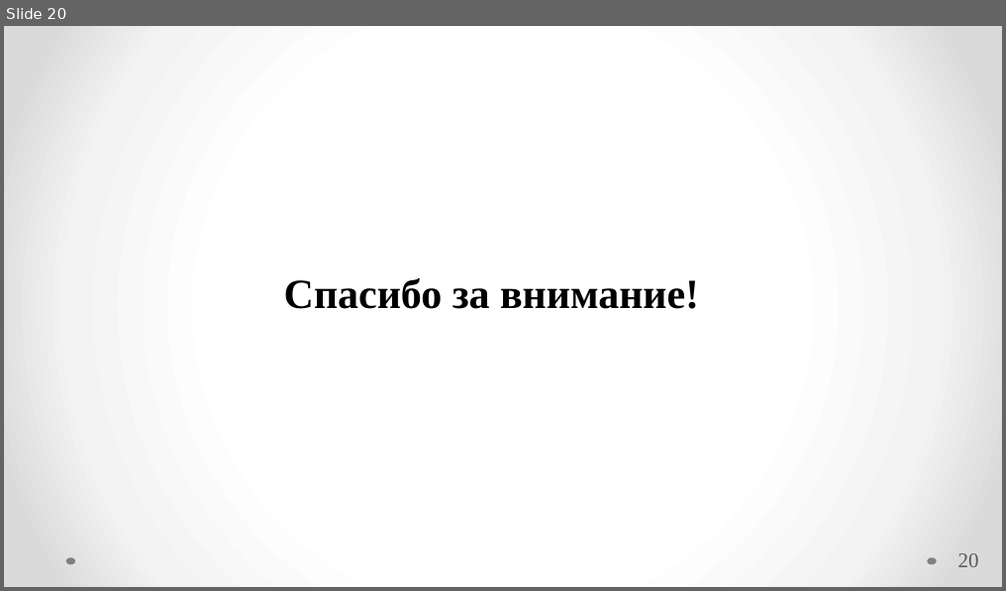
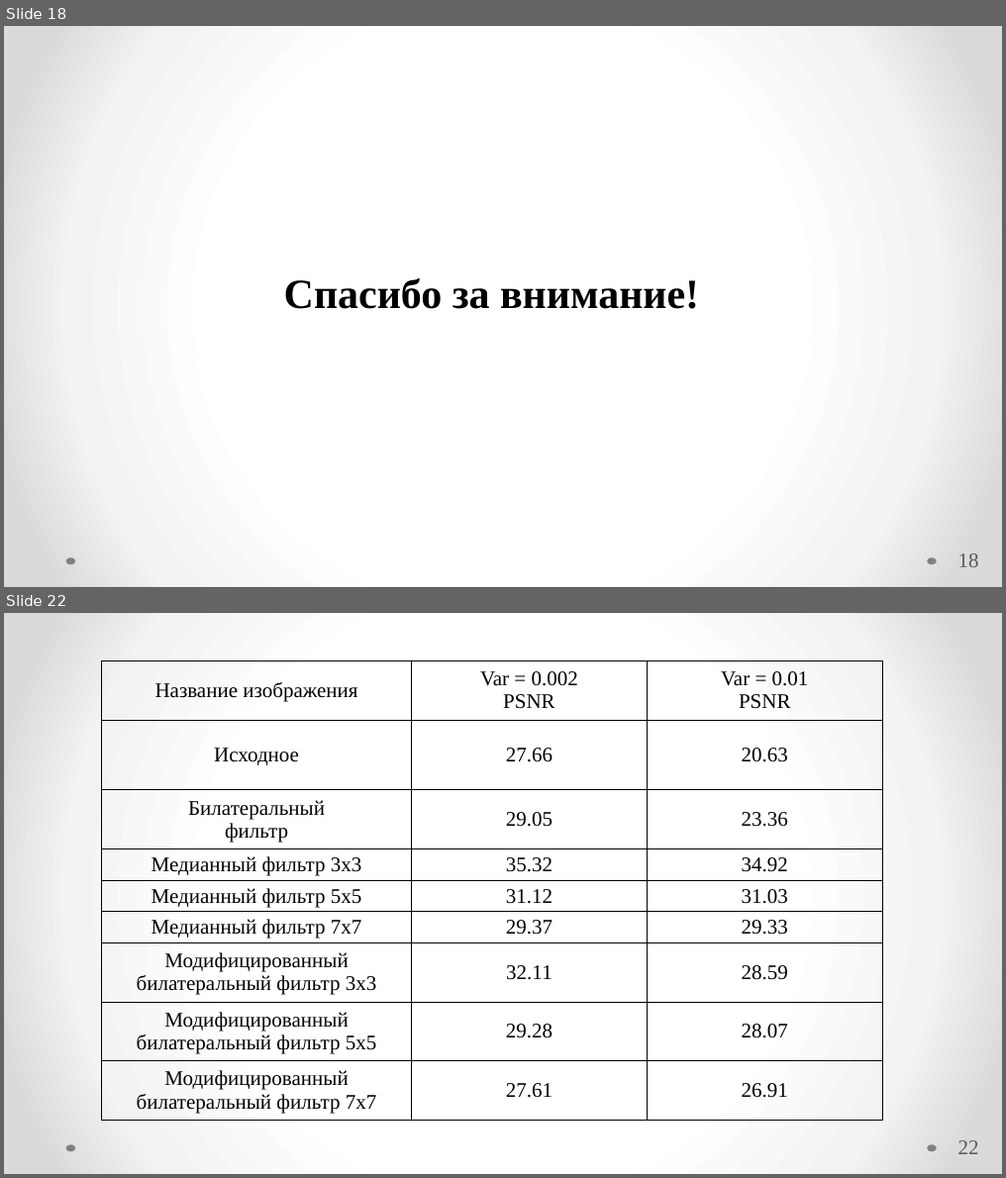
Before and after one commit to Radiophantom/master_yoda, a slide deck: VKR.pptx. Shown one above the other, each under a label of ours: slide 20 before the commit, slides 18 and 22 after it; the slides between them are not shown. The pictures are 1006x591 and 1006x1178 pixels, drawn with LibreOffice and Linux fonts; fonts in the diff are those of the drawing. Boxes give left, top, right and bottom in pixels: in the first picture for what was removed or moved away, otherwise in the second. Text is boxed around its words. In the diff, an @@ line names an element or a change of style, - is before the commit and + after.

```diff
--- a/VKR.pptx
+++ b/VKR.pptx
@@ slide 22 added at [4,613,1002,1174], background gradient #FFFFFF to #F4F4F4 to #DADADA; not listed: 2 template elements that a slide beside it also shows @@
@@ table added at [102,661,884,1121], 9 rows, 3 columns @@
+Название изображения | Var = 0.002 / PSNR | Var = 0.01 / PSNR
+Исходное | 27.66 | 20.63
+Билатеральный / фильтр | 29.05 | 23.36
+Медианный фильтр 3х3 | 35.32 | 34.92
+Медианный фильтр 5х5 | 31.12 | 31.03
+Медианный фильтр 7х7 | 29.37 | 29.33
+Модифицированный билатеральный фильтр 3х3 | 32.11 | 28.59
+Модифицированный билатеральный фильтр 5х5 | 29.28 | 28.07
+Модифицированный билатеральный фильтр 7х7 | 27.61 | 26.91
@@ page number added at [958,1141,979,1155], 20 pt, text #595959 @@
+22
@@ what was slide 20 is now slide 18 @@
@@ page number at [958,554,979,568]: text changed @@
-20
+18
```
Also in this commit, not shown: 10 slides changed, 7 other slides added, 6 slides removed, 5 other files.
